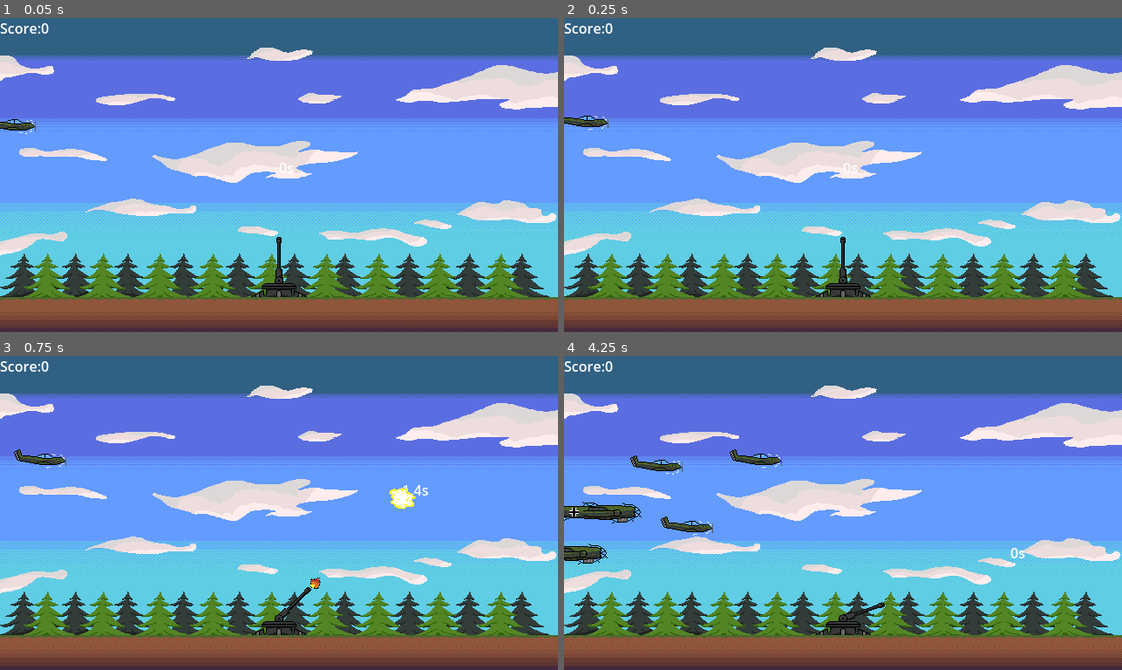
Above: before the commit, frames 1-4 (two rows, left to right).
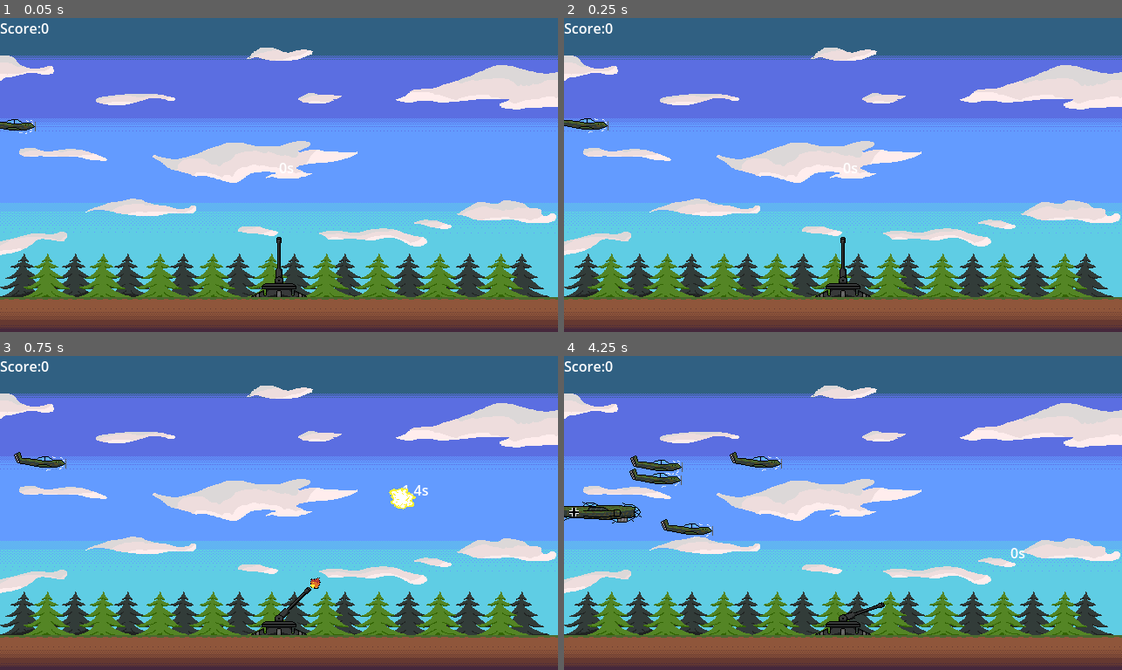
Above: after the commit, the same moments.

Repository: knyaz26/AA-Defence
Game: Godot game, scene res://game/main_map/main_map.tscn
Two runs of this game, one before a commit and one after it. Both use one fixed random seed, a clock stepped at 60 frames per second and the inputs below.
Inputs (mouse positions are in pixels of both pictures, inside the frame that each line leads up to):
- Up to frame 1 (0.05 s): no input
- Up to frame 2 (0.25 s): no input
- Up to frame 3 (0.75 s): tap Enter at 0.5 s; move the mouse to (401, 497) at 0.52 s; click (401, 497) at 0.6 s
- Up to frame 4 (4.25 s): move the mouse to (731, 528) at 1.27 s; tap Enter at 1.35, 3.6 s; click (731, 528) at 1.42 s; move the mouse to (898, 443) at 2.02 s; tap F at 2.1 s; click (898, 443) at 2.17 s; move the mouse to (815, 575) at 2.77 s; click (815, 575) at 2.85 s; move the mouse to (1010, 560) at 3.52 s; click (1010, 560) at 3.67 s

Frame 1 is identical in both runs. In frame 2, 0.3% of the frame differs, in the area x 0-8%, y 31-37%; in frame 3, 0.3%; in frame 4, 1.2%, in the area x 0-40%, y 29-67%.

Commit message:
added damage particles

Diff:
--- a/game/main_map/game.gd
+++ b/game/main_map/game.gd
@@ -55,8 +55,8 @@
 			add_child(plane_instance)
 			plane_instance.position = Vector2(randi_range(-50, 0), randi_range(10, 250))
 	else:
-		if(!randi_range(0, 50)):
-			plane_spawn_chance += 1
+		if(!randi_range(0, 50) and plane_spawn_chance > 50):
+			plane_spawn_chance -= 1
 
 func update_score():
 	scoreboard.text = "Score:" + str(GlobalVariables.score)
--- a/game/plane/plane.gd
+++ b/game/plane/plane.gd
@@ -1,6 +1,8 @@
 extends RigidBody2D
 
 var mode
+var dead = false
+@onready var effect_damage: CPUParticles2D = $effect_damage
 
 func _ready() -> void:
 	gravity_scale = 0
@@ -23,3 +25,5 @@
 func _on_area_2d_body_entered(body: Node2D) -> void:
 	GlobalVariables.score += 1
 	mode = "fall"
+	dead = true
+	effect_damage.visible = true
--- a/game/plane/plane.tscn
+++ b/game/plane/plane.tscn
@@ -1,8 +1,9 @@
-[gd_scene load_steps=6 format=3 uid="uid://b5iqsd8avih8o"]
+[gd_scene load_steps=9 format=3 uid="uid://b5iqsd8avih8o"]
 
 [ext_resource type="Texture2D" uid="uid://bsqmrduutffmb" path="res://game/plane/sprite_plane.png" id="1_2x3ci"]
 [ext_resource type="Script" path="res://game/plane/plane.gd" id="1_iecwl"]
 [ext_resource type="Texture2D" uid="uid://dogy3r5dfxvl2" path="res://game/plane/sprite_plane_2.png" id="2_ad4hp"]
+[ext_resource type="Texture2D" uid="uid://3i3hult7srtp" path="res://smoke.png" id="4_eac2k"]
 
 [sub_resource type="SpriteFrames" id="SpriteFrames_0wysx"]
 animations = [{
@@ -21,6 +22,13 @@
 [sub_resource type="RectangleShape2D" id="RectangleShape2D_2wvb2"]
 size = Vector2(59, 20)
 
+[sub_resource type="Curve" id="Curve_hx5xp"]
+_data = [Vector2(0, 0.89011), 0.0, 0.0, 0, 0, Vector2(0.94382, 0.362637), 0.0, 0.0, 0, 0]
+point_count = 2
+
+[sub_resource type="Gradient" id="Gradient_3sq31"]
+colors = PackedColorArray(0.306923, 0.306923, 0.306923, 1, 1, 1, 1, 0.827451)
+
 [node name="Node2D" type="RigidBody2D"]
 script = ExtResource("1_iecwl")
 
@@ -36,4 +44,25 @@
 position = Vector2(0.5, 0)
 shape = SubResource("RectangleShape2D_2wvb2")
 
+[node name="effect_damage" type="CPUParticles2D" parent="."]
+visible = false
+position = Vector2(20, -1)
+amount = 40
+lifetime = 0.3
+speed_scale = 0.3
+randomness = 0.5
+lifetime_randomness = 0.5
+texture = ExtResource("4_eac2k")
+emission_shape = 2
+emission_sphere_radius = 3.0
+direction = Vector2(0, -1)
+spread = 30.0
+gravity = Vector2(-1000, 0)
+initial_velocity_min = 20.0
+initial_velocity_max = 25.0
+scale_amount_min = 0.1
+scale_amount_max = 0.6
+scale_amount_curve = SubResource("Curve_hx5xp")
+color_ramp = SubResource("Gradient_3sq31")
+
 [connection signal="body_entered" from="Area2D" to="." method="_on_area_2d_body_entered"]
Binary file changed: game/plane/sprite_plane_2.png
Binary file added: smoke.png
Not shown, added: smoke.png.import
